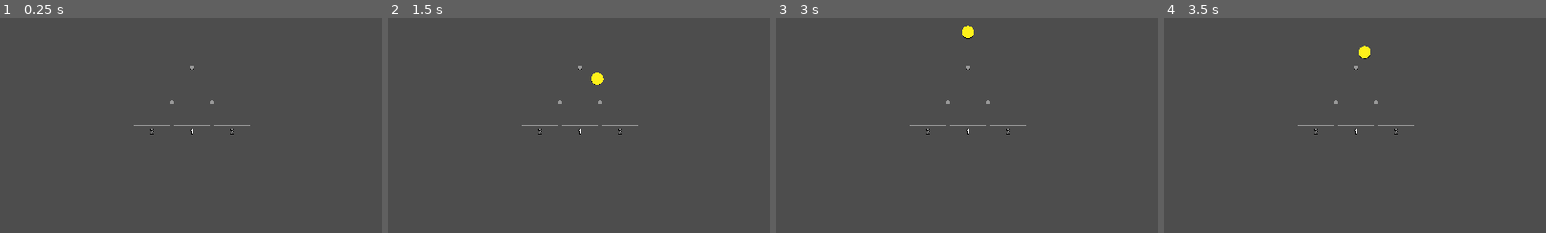
Above: before the commit, frames 1-4 (left to right).
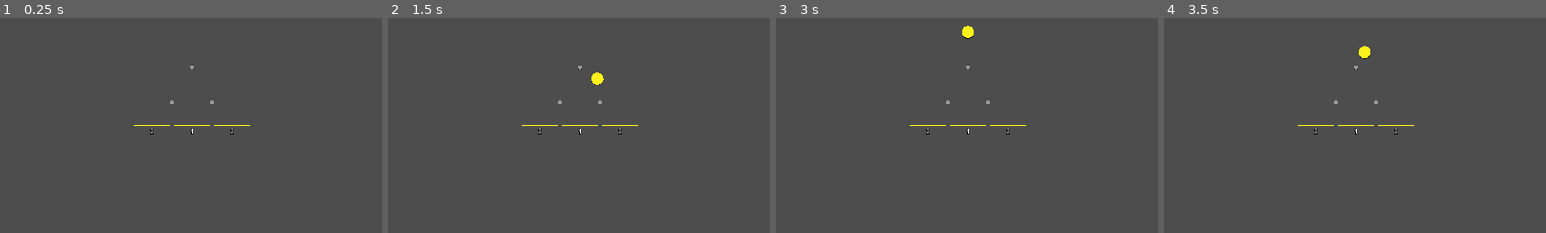
Above: after the commit, the same moments.

Repository: kjbrown-sandbox/pleenko
Game: Godot game, scene res://entities/main/main.tscn
Two runs of this game, one before a commit and one after it. Both use one fixed random seed, a clock stepped at 60 frames per second and the inputs below.
Inputs (mouse positions are % of the whole screen's width and height, from its top left):
- Up to frame 1 (0.25 s): no input
- Up to frame 2 (1.5 s): tap Enter at 0.5 s; move the mouse to (72, 45) at 0.52 s; hold Right (board_right) 0.53-1.28 s; hold Space (drop_coin) 0.53-1.28 s; click (72, 45) at 0.67 s; move the mouse to (30, 55) at 1.27 s; hold Left (board_left) from 1.28 s (still down); tap Space (drop_coin) at 1.35 s
- Up to frame 3 (3 s): move the mouse to (60, 28) at 2.02 s; release Left (board_left) at 2.03 s; hold 1 (drop_unrefined) 2.03-2.78 s; hold Right (board_right) from 2.03 s (still down); tap Space (drop_coin) at 2.3, 2.75 s; move the mouse to (45, 70) at 2.77 s; tap P at 2.85 s; click (45, 70) at 2.92 s
- Up to frame 4 (3.5 s): keep holding Right (board_right); tap Space (drop_coin) at 3.05 s
The pictures show only the part of the screen within x 25-75%, y 22-72%; the shares and areas given below are measured in that part.

The runs differ from the first frame. In frame 1, 0.1% of the frame differs, in the area x 35-66%, y 49-51%; in frame 2, 0.1%; in frame 3, 0.1%; in frame 4, 0.1%.

Commit message:
You can now upgrade orange buckets!

Diff:
--- a/autoloads/level_manager/level_manager.gd
+++ b/autoloads/level_manager/level_manager.gd
@@ -25,23 +25,19 @@
 	levels = [
 		# Level 1
 		_level(7, "You have unlocked the shop.", [
-			_unlock(Enums.UpgradeType.ADD_ROW, Enums.BoardType.GOLD),
+			_unlock_upgrade(Enums.UpgradeType.ADD_ROW, Enums.BoardType.GOLD),
 		]),
 		# Level 2
 		_level(12, "You have unlocked Bucket Value.", [
-			_unlock(Enums.UpgradeType.BUCKET_VALUE, Enums.BoardType.GOLD),
-		]),
-		# Level 3
-		_level(21, "An ORANGE coin will be dropped!", [
-			_drop_coins(1, Enums.CurrencyType.ORANGE_COIN, 3, Enums.BoardType.GOLD),
+			_unlock_upgrade(Enums.UpgradeType.BUCKET_VALUE, Enums.BoardType.GOLD),
 		]),
 		# Level 4
-		_level(35, "An ORANGE coin will be dropped!", [
+		_level(30, "An ORANGE coin will be dropped!", [
 			_drop_coins(1, Enums.CurrencyType.ORANGE_COIN, 3, Enums.BoardType.GOLD),
 		]),
 		# Level 5
 		_level(55, "You have unlocked Drop Rate.", [
-			_unlock(Enums.UpgradeType.DROP_RATE, Enums.BoardType.GOLD),
+			_unlock_upgrade(Enums.UpgradeType.DROP_RATE, Enums.BoardType.GOLD),
 		]),
 		# Level 6
 		_level(100, "An ORANGE coin will be dropped!", [
@@ -53,25 +49,25 @@
 		]),
 		# Level 8
 		_level(200, "You have unlocked Queue.", [
-			_unlock(Enums.UpgradeType.QUEUE, Enums.BoardType.GOLD),
+			_unlock_upgrade(Enums.UpgradeType.QUEUE, Enums.BoardType.GOLD),
 		]),
 		# Level 9
 		_level(300, "An ORANGE coin will be dropped!", [
 			_drop_coins(1, Enums.CurrencyType.ORANGE_COIN, 3, Enums.BoardType.GOLD),
 		]),
 		# Level 10
-		_level(400, "You have unlocked Orange Buckets!", []),
+		_level(400, "You have unlocked Orange Buckets!", [_unlock_advanced_bucket(Enums.BoardType.GOLD)]),
 		# Level 11
 		_level(500, "You have unlocked Add 2 Rows for Orange.", [
-			_unlock(Enums.UpgradeType.ADD_ROW, Enums.BoardType.ORANGE),
+			_unlock_upgrade(Enums.UpgradeType.ADD_ROW, Enums.BoardType.ORANGE),
 		]),
 		# Level 12
 		_level(600, "You have unlocked Bucket Value for Orange.", [
-			_unlock(Enums.UpgradeType.BUCKET_VALUE, Enums.BoardType.ORANGE),
+			_unlock_upgrade(Enums.UpgradeType.BUCKET_VALUE, Enums.BoardType.ORANGE),
 		]),
 		# Level 13
 		_level(700, "You have unlocked Drop Rate for Orange.", [
-			_unlock(Enums.UpgradeType.DROP_RATE, Enums.BoardType.ORANGE),
+			_unlock_upgrade(Enums.UpgradeType.DROP_RATE, Enums.BoardType.ORANGE),
 		]),
 		# Level 14
 		_level(800, "A RED coin will be dropped!", [
@@ -79,7 +75,7 @@
 		]),
 		# Level 15
 		_level(900, "You have unlocked Queue for Orange.", [
-			_unlock(Enums.UpgradeType.QUEUE, Enums.BoardType.ORANGE),
+			_unlock_upgrade(Enums.UpgradeType.QUEUE, Enums.BoardType.ORANGE),
 		]),
 		# Level 16
 		_level(1000, "You have unlocked Autodropper.", []),
@@ -91,15 +87,15 @@
 		_level(1500, "You have unlocked Red Buckets!", []),
 		# Level 19
 		_level(1750, "You have unlocked Bucket Value for Red.", [
-			_unlock(Enums.UpgradeType.BUCKET_VALUE, Enums.BoardType.RED),
+			_unlock_upgrade(Enums.UpgradeType.BUCKET_VALUE, Enums.BoardType.RED),
 		]),
 		# Level 20
 		_level(2000, "You have unlocked Drop Rate for Red.", [
-			_unlock(Enums.UpgradeType.DROP_RATE, Enums.BoardType.RED),
+			_unlock_upgrade(Enums.UpgradeType.DROP_RATE, Enums.BoardType.RED),
 		]),
 		# Level 21
 		_level(2500, "You have unlocked Queue for Red.", [
-			_unlock(Enums.UpgradeType.QUEUE, Enums.BoardType.RED),
+			_unlock_upgrade(Enums.UpgradeType.QUEUE, Enums.BoardType.RED),
 		]),
 		# Level 22
 		_level(3000, "Keep going!", []),
@@ -124,7 +120,7 @@
 
 
 ## Helper to create an UNLOCK_UPGRADE reward.
-func _unlock(upgrade_type: Enums.UpgradeType, board_type: Enums.BoardType) -> RewardData:
+func _unlock_upgrade(upgrade_type: Enums.UpgradeType, board_type: Enums.BoardType) -> RewardData:
 	var r := RewardData.new()
 	r.type = RewardData.RewardType.UNLOCK_UPGRADE
 	r.upgrade_type = upgrade_type
@@ -142,6 +138,12 @@
 	r.target_board = target
 	return r
 
+## Helper to create a UNLOCK_BUCKET reward.
+func _unlock_advanced_bucket(target: Enums.BoardType) -> RewardData:
+	var r := RewardData.new()
+	r.type = RewardData.RewardType.UNLOCK_ADVANCED_BUCKET
+	r.target_board = target
+	return r
 
 func _on_currency_changed(type: Enums.CurrencyType, new_balance: int, _new_cap: int) -> void:
 	if type != Enums.CurrencyType.GOLD_COIN:
--- a/entities/bucket/bucket.gd
+++ b/entities/bucket/bucket.gd
@@ -7,5 +7,28 @@
 		if is_node_ready():
 			$BucketValue.text = str(value)
 
+var color: Enums.BoardType
+
 func _ready() -> void:
 	$BucketValue.text = str(value)
+
+func setup(bucket_color: Enums.BoardType, _position: Vector3, _value: int) -> void:
+	color = bucket_color
+	position = _position
+	value = _value
+
+	var mesh_color: Color
+	if color == Enums.BoardType.GOLD:
+		mesh_color = Color(1, 0.941176, 0)
+	elif color == Enums.BoardType.ORANGE:
+		mesh_color = Color(1, 0.5, 0)
+	elif color == Enums.BoardType.RED:
+		mesh_color = Color(1, 0.15, 0.15)
+
+	var mesh_instance := get_node_or_null("MeshInstance3D")
+	if not mesh_instance:
+		return
+
+	var mat := StandardMaterial3D.new()
+	mat.albedo_color = mesh_color
+	mesh_instance.material_override = mat
--- a/entities/coin/coin.gd
+++ b/entities/coin/coin.gd
@@ -20,7 +20,6 @@
 	Enums.CurrencyType.ORANGE_COIN: Color(1, 0.5, 0),
 	Enums.CurrencyType.RED_COIN: Color(1, 0.15, 0.15),
 }
-
 
 func _ready() -> void:
 	_apply_color()
--- a/entities/plinko_board/plinko_board.gd
+++ b/entities/plinko_board/plinko_board.gd
@@ -6,6 +6,7 @@
 @export var vertical_spacing: float
 @export var drop_delay: float = 2.0
 @export var drop_delay_reduction_factor: float = 0.75
+@export var distance_for_advanced_buckets: int = 3
 
 const PegScene := preload("res://entities/peg/peg.tscn")
 const BucketScene: PackedScene = preload("res://entities/bucket/bucket.tscn")
@@ -16,11 +17,11 @@
 @onready var upgrade_section = $UpgradeSection
 @onready var coin_queue: CoinQueue = $CoinQueue
 
-var board_type = Enums.BoardType
-
-var is_waiting = false
+var board_type: Enums.BoardType
+var advanced_bucket_type: Enums.BoardType
+var is_waiting: bool = false
 var bucket_value_multiplier: int = 1
-
+var should_show_advanced_buckets: bool = false
 
 func setup(type: Enums.BoardType) -> void:
 	board_type = type
@@ -28,6 +29,13 @@
 	build_board()
 	coin_queue.setup(Vector3(0, vertical_spacing + 0.2, 0))
 	LevelManager.rewards_claimed.connect(_on_rewards_claimed)
+
+	if board_type == Enums.BoardType.GOLD:
+		advanced_bucket_type = Enums.BoardType.ORANGE
+	elif board_type == Enums.BoardType.ORANGE:
+		advanced_bucket_type = Enums.BoardType.RED
+	else:
+		print("YOU DID NOT FINISH ME")
 
 
 func request_drop() -> void:
@@ -102,6 +110,9 @@
 		if reward.type == RewardData.RewardType.DROP_COINS and reward.target_board == board_type:
 			for i in reward.coin_count:
 				force_drop_coin(reward.coin_type, reward.coin_multiplier)
+		elif reward.type == RewardData.RewardType.UNLOCK_ADVANCED_BUCKET and reward.target_board == board_type:
+			should_show_advanced_buckets = true
+			build_board()
 
 func get_nearest_bucket(x_position: float) -> Bucket:
 	for bucket in buckets_container.get_children():
@@ -130,13 +141,26 @@
 	var bucket_x_offset = -space_between_pegs * (num_buckets - 1) / 2
 	var bucket_y_offset = -vertical_spacing * num_rows + (vertical_spacing / 3)
 	buckets_container.position = Vector3(bucket_x_offset, bucket_y_offset, 0)
+
 	for i in range(num_buckets):
 		var bucket = BucketScene.instantiate()
 
 		@warning_ignore("integer_division")
-		var distance_from_center = (abs(i - floor(num_buckets / 2))) * bucket_value_multiplier
-		bucket.position = Vector3((i * space_between_pegs), 0, 0)
-		bucket.value = distance_from_center + 1
+
+		var distance_from_center = (abs(i - floor(num_buckets / 2)))
+
+		var value = 1
+		var bucket_color = board_type
+		if distance_from_center >= distance_for_advanced_buckets and should_show_advanced_buckets:
+			bucket_color = advanced_bucket_type
+			distance_from_center -= distance_for_advanced_buckets
+
+		# var distance_from_center = (abs(i - floor(num_buckets / 2))) * bucket_value_multiplier
+		value += distance_from_center * bucket_value_multiplier
+		bucket.setup(bucket_color, Vector3(i * space_between_pegs, 0, 0), value)
+		# bucket.position = Vector3((i * space_between_pegs), 0, 0)
+		# bucket.value = distance_from_center + 1
+		# bucket.setup(bucket_color)
 		buckets_container.add_child(bucket)
 
 func add_two_rows() -> void:
--- a/scripts/reward_data.gd
+++ b/scripts/reward_data.gd
@@ -5,6 +5,7 @@
 	UNLOCK_UPGRADE,
 	DROP_COINS,
 	UNLOCK_BOARD,
+	UNLOCK_ADVANCED_BUCKET,
 }
 
 @export var type: RewardType
